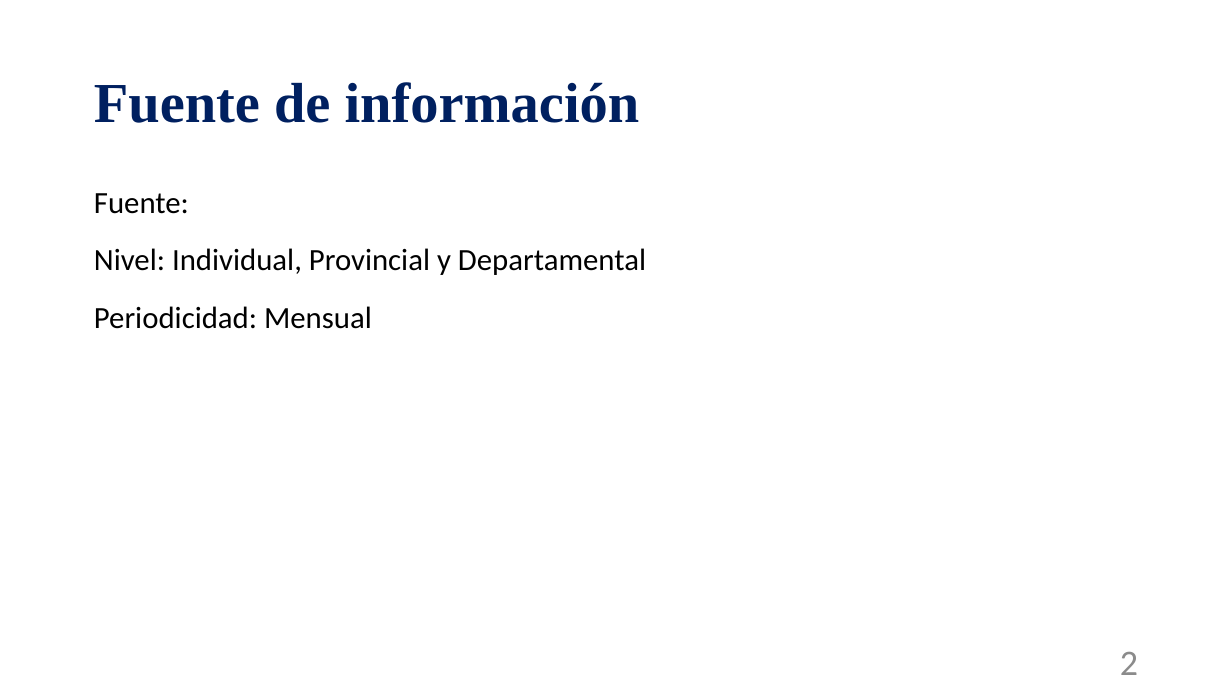
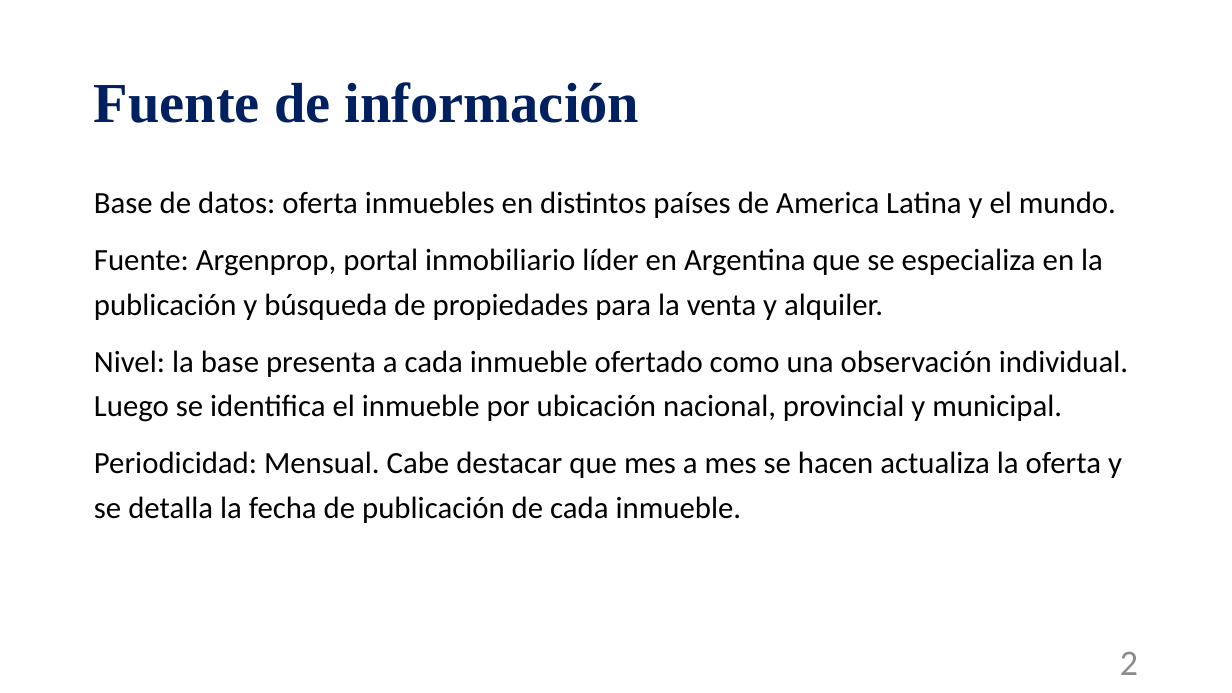
Before and after one commit to alvarezmartin2411-debug/Big-Data-UBA--Grupo-2, a slide deck: slide 2 of Proyecto Final/Trabajo Final Taller de programación.pptx. Drawn at 1232x693 pixels with LibreOffice and Linux fonts; fonts in the diff are those of the drawing. Boxes give left, top, right and bottom in pixels: in the first picture for what was removed or moved away, otherwise in the second. Text is boxed around its words. In the diff, an @@ line names an element or a change of style, - is before the commit and + after.

```diff
--- a/Proyecto Final/Trabajo Final Taller de programación.pptx
+++ b/Proyecto Final/Trabajo Final Taller de programación.pptx
@@ text at (94,191,1128,523): text changed @@
-Fuente:
-Nivel: Individual, Provincial y Departamental
-Periodicidad: Mensual
+Base de datos: oferta inmuebles en distintos países de America Latina y el mundo.
+Fuente: Argenprop, portal inmobiliario líder en Argentina que se especializa en la publicación y búsqueda de propiedades para la venta y alquiler.
+Nivel: la base presenta a cada inmueble ofertado como una observación individual. Luego se identifica el inmueble por ubicación nacional, provincial y municipal.
+Periodicidad: Mensual. Cabe destacar que mes a mes se hacen actualiza la oferta y se detalla la fecha de publicación de cada inmueble.
```
Also in this commit, not shown: 1 other slide changed, 1 other file.
